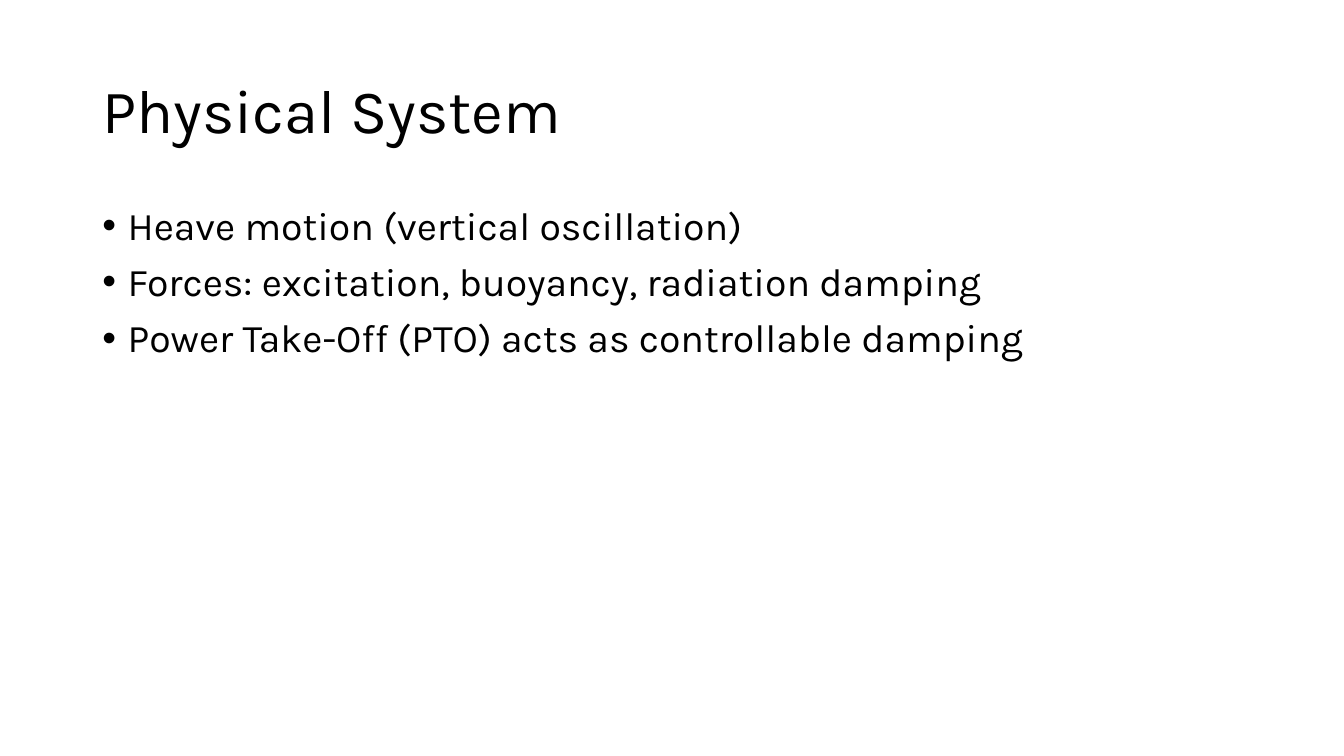
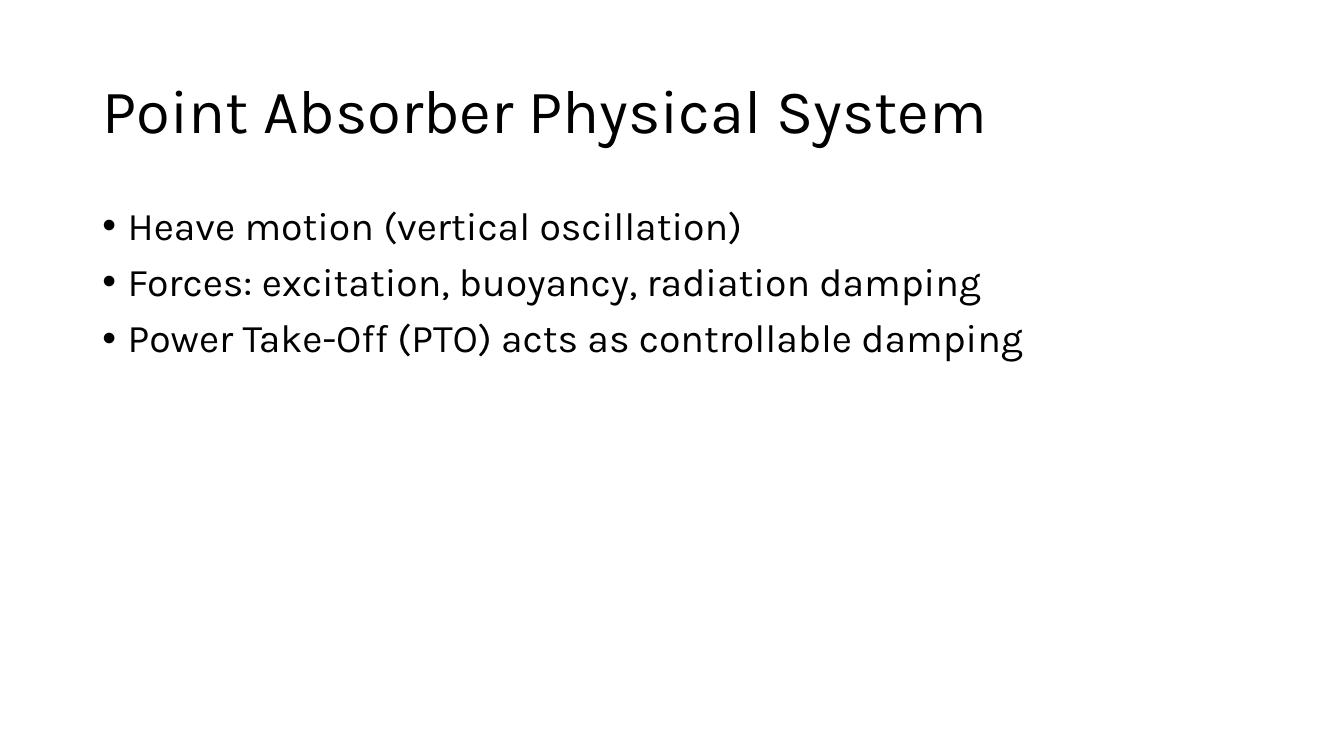
Before and after one commit to lbuckley-jpg/MDM2-Project-2, a slide deck: slide 3 of Presentation/wave_energy_presentation.pptx. Drawn at 1344x756 pixels with LibreOffice and Linux fonts; fonts in the diff are those of the drawing. Boxes give left, top, right and bottom in pixels: in the first picture for what was removed or moved away, otherwise in the second. Text is boxed around its words. In the diff, an @@ line names an element or a change of style, - is before the commit and + after.

```diff
--- a/Presentation/wave_energy_presentation.pptx
+++ b/Presentation/wave_energy_presentation.pptx
@@ title at [102, 90, 987, 148]: text changed @@
-Physical System
+Point Absorber Physical System
```
Also in this commit, not shown: 5 other slides changed, 12 slides added, 1 slide removed, 4 other files.
